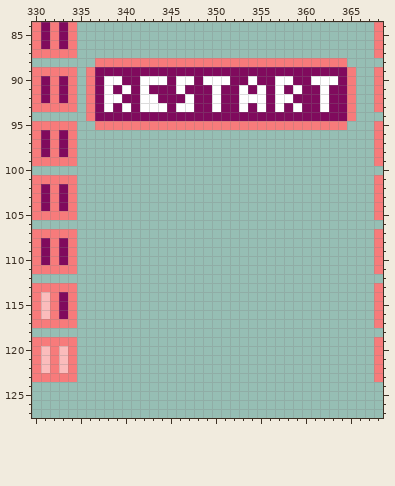
Pixel-art file -- Resources/SpriteSheet.aseprite. Above, as it was before the edit.
432x224 pixels, 1 frame. Shown: x 330..368, y 84..127.
The result:
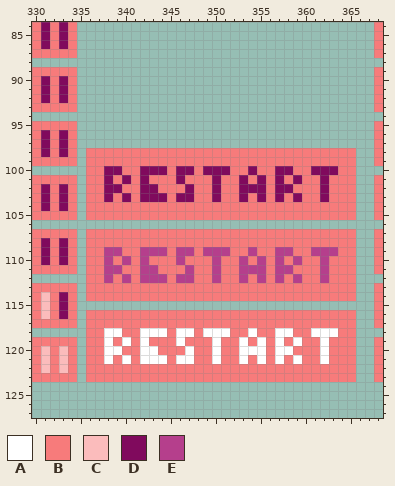
Palette (. is transparent): A #ffffff  B #f77b7b  C #fbbcbc  D #800a5d  E #b53f8c
From old to new:
{"y":88,"x":337,"old":"BBBBBBBBBBBBBBBBBBBBBBBBBBBB","new":"............................"}
{"y":89,"x":336,"old":"BDDDDDDDDDDDDDDDDDDDDDDDDDDDDB","new":".............................."}
{"y":90,"x":336,"old":"BDAADDAAADAADAAADDADDAADDAAADB","new":".............................."}
{"y":91,"x":336,"old":"BDADADADDDADDDADDADADADADDADDB","new":".............................."}
{"y":92,"x":336,"old":"BDAADDAADDDADDADDAAADAADDDADDB","new":".............................."}
{"y":93,"x":336,"old":"BDADADAAADAADDADDADADADADDADDB","new":".............................."}
{"y":94,"x":336,"old":"BDDDDDDDDDDDDDDDDDDDDDDDDDDDDB","new":".............................."}
{"y":95,"x":337,"old":"BBBBBBBBBBBBBBBBBBBBBBBBBBBB","new":"............................"}
{"y":98,"x":336,"old":"..............................","new":"BBBBBBBBBBBBBBBBBBBBBBBBBBBBBB"}
{"y":99,"x":336,"old":"..............................","new":"BBBBBBBBBBBBBBBBBBBBBBBBBBBBBB"}
{"y":100,"x":336,"old":"..............................","new":"BBDDBBDDDBDDBDDDBBDBBDDBBDDDBB"}
{"y":101,"x":336,"old":"..............................","new":"BBDBDBDBBBDBBBDBBDBDBDBDBBDBBB"}
{"y":102,"x":336,"old":"..............................","new":"BBDDBBDDBBBDBBDBBDDDBDDBBBDBBB"}
{"y":103,"x":336,"old":"..............................","new":"BBDBDBDDDBDDBBDBBDBDBDBDBBDBBB"}
{"y":104,"x":336,"old":"..............................","new":"BBBBBBBBBBBBBBBBBBBBBBBBBBBBBB"}
{"y":105,"x":336,"old":"..............................","new":"BBBBBBBBBBBBBBBBBBBBBBBBBBBBBB"}
{"y":107,"x":336,"old":"..............................","new":"BBBBBBBBBBBBBBBBBBBBBBBBBBBBBB"}
{"y":108,"x":336,"old":"..............................","new":"BBBBBBBBBBBBBBBBBBBBBBBBBBBBBB"}
{"y":109,"x":336,"old":"..............................","new":"BBEEBBEEEBEEBEEEBBEBBEEBBEEEBB"}
{"y":110,"x":336,"old":"..............................","new":"BBEBEBEBBBEBBBEBBEBEBEBEBBEBBB"}
{"y":111,"x":336,"old":"..............................","new":"BBEEBBEEBBBEBBEBBEEEBEEBBBEBBB"}
{"y":112,"x":336,"old":"..............................","new":"BBEBEBEEEBEEBBEBBEBEBEBEBBEBBB"}
{"y":113,"x":336,"old":"..............................","new":"BBBBBBBBBBBBBBBBBBBBBBBBBBBBBB"}
{"y":114,"x":336,"old":"..............................","new":"BBBBBBBBBBBBBBBBBBBBBBBBBBBBBB"}
{"y":116,"x":336,"old":"..............................","new":"BBBBBBBBBBBBBBBBBBBBBBBBBBBBBB"}
{"y":117,"x":336,"old":"..............................","new":"BBBBBBBBBBBBBBBBBBBBBBBBBBBBBB"}
{"y":118,"x":336,"old":"..............................","new":"BBAABBAAABAABAAABBABBAABBAAABB"}
{"y":119,"x":336,"old":"..............................","new":"BBABABABBBABBBABBABABABABBABBB"}
{"y":120,"x":336,"old":"..............................","new":"BBAABBAABBBABBABBAAABAABBBABBB"}
{"y":121,"x":336,"old":"..............................","new":"BBABABAAABAABBABBABABABABBABBB"}
{"y":122,"x":336,"old":"..............................","new":"BBBBBBBBBBBBBBBBBBBBBBBBBBBBBB"}
{"y":123,"x":336,"old":"..............................","new":"BBBBBBBBBBBBBBBBBBBBBBBBBBBBBB"}
{"label":"changed","picture_box":[86,58,356,382]}
